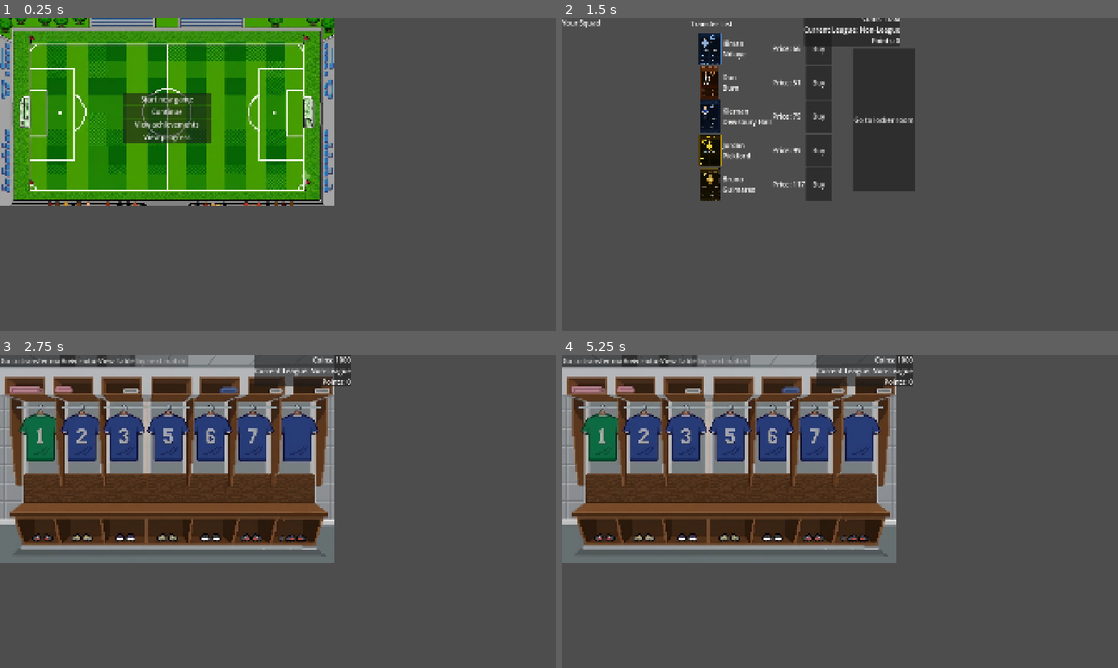
Above: before the commit, frames 1-4 (two rows, left to right).
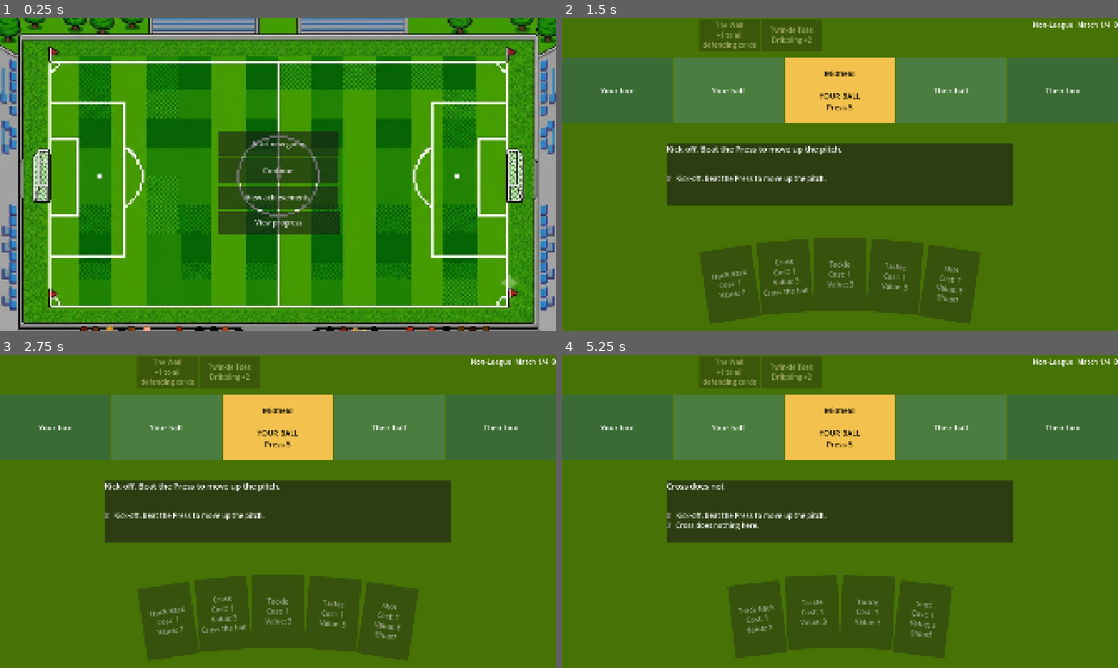
Above: after the commit, the same moments.

Repository: pauleverton/card-collection-test
Game: Godot game, scene res://Scenes/menu.tscn
Same seed, same stepped clock (60 frames per second), same inputs: the game is played once before the commit and once after it.
Inputs (mouse positions are in pixels of both pictures, inside the frame that each line leads up to):
- Up to frame 1 (0.25 s): no input
- Up to frame 2 (1.5 s): click "Start new game" at 0.5 s; click (600, 24) at 1.25 s, where only the run before the commit has a clickable "Go to transfer market"
- Up to frame 3 (2.75 s): click (322, 458) at 2 s, where only the run before the commit has a clickable "Go to locker room"
- Up to frame 4 (5.25 s): click (600, 361) at 2.75 s, where only the run before the commit has a clickable "Go to transfer market"; click (884, 458) at 3.5 s, where only the run before the commit has a clickable "Go to locker room"; click (645, 361) at 4.25 s, where only the run before the commit has a clickable "View Fixtures"; click (784, 614) at 5 s, where only the run after the commit has a clickable "Cross Cost: 1 Value: 3 Cross …"

The runs differ from the first frame. In frame 1, 91% of the frame differs, in the area x 0-100%, y 0-100%; in frame 2, 100%; in frame 3, 99%; in frame 4, 100%.

Commit message:
Commit before deleting old files

Diff:
--- a/Scenes/menu.tscn
+++ b/Scenes/menu.tscn
@@ -7,8 +7,8 @@
 script = ExtResource("1_xhh6f")
 
 [node name="TextureRect" type="TextureRect" parent="." unique_id=341127537]
-offset_right = 1153.0
-offset_bottom = 647.0
+offset_right = 1923.0
+offset_bottom = 1083.0
 texture = ExtResource("2_cayip")
 
 [node name="StartGame" type="Button" parent="TextureRect" unique_id=2145299175]
@@ -18,10 +18,10 @@
 anchor_top = 0.5
 anchor_right = 0.5
 anchor_bottom = 0.5
-offset_left = -153.0
-offset_top = -62.0
-offset_right = 153.0
-offset_bottom = -24.0
+offset_left = -206.5
+offset_top = -151.5
+offset_right = 208.0
+offset_bottom = -62.0
 grow_horizontal = 2
 grow_vertical = 2
 text = "Start new game"
@@ -33,10 +33,10 @@
 anchor_top = 0.5
 anchor_right = 0.5
 anchor_bottom = 0.5
-offset_left = -153.0
-offset_top = -19.0
-offset_right = 153.0
-offset_bottom = 19.0
+offset_left = -206.5
+offset_top = -58.5
+offset_right = 207.5
+offset_bottom = 29.5
 grow_horizontal = 2
 grow_vertical = 2
 text = "Continue"
@@ -48,10 +48,10 @@
 anchor_top = 0.5
 anchor_right = 0.5
 anchor_bottom = 0.5
-offset_left = -152.5
-offset_top = 25.5
-offset_right = 153.5
-offset_bottom = 63.5
+offset_left = -208.5
+offset_top = 37.5
+offset_right = 207.5
+offset_bottom = 118.5
 grow_horizontal = 2
 grow_vertical = 2
 text = "View achievements"
@@ -63,10 +63,10 @@
 anchor_top = 0.5
 anchor_right = 0.5
 anchor_bottom = 0.5
-offset_left = -152.5
-offset_top = 68.5
-offset_right = 153.5
-offset_bottom = 106.5
+offset_left = -208.5
+offset_top = 123.5
+offset_right = 209.5
+offset_bottom = 205.5
 grow_horizontal = 2
 grow_vertical = 2
 text = "View progress"
--- a/Scripts/menu.gd
+++ b/Scripts/menu.gd
@@ -1,4 +1,4 @@
 extends Node2D
 
 func _on_start_game_pressed() -> void:
-	get_tree().change_scene_to_file("res://Scenes/lockerroom.tscn")
+	get_tree().change_scene_to_file("res://Scenes/match_slice.tscn")
